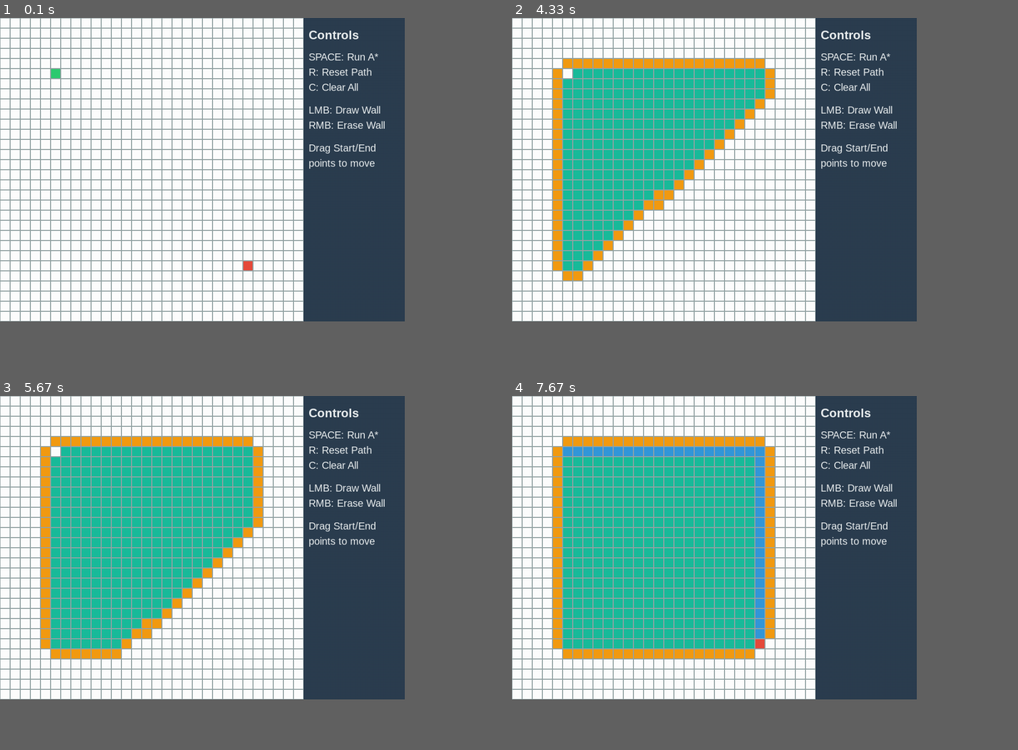
Above: before the commit, frames 1-4 (two rows, left to right).
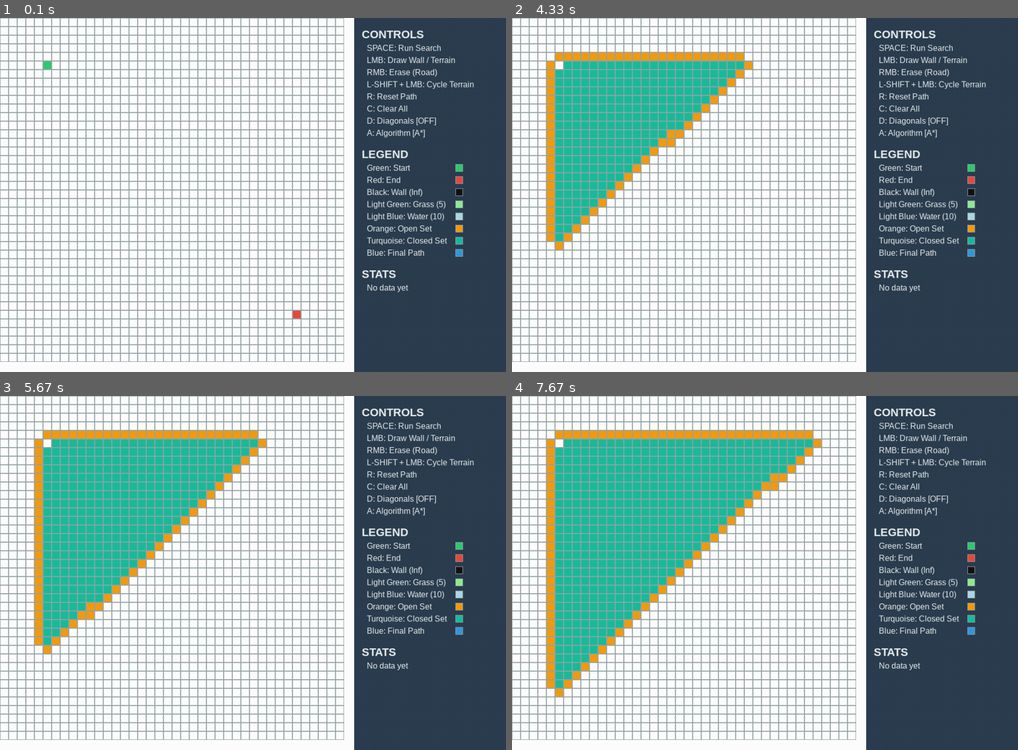
Above: after the commit, the same moments.

Repository: Gunavardhan22/Astar.py
Game: pygame game, started from PYGAME.py
The game is run twice, just before and just after one commit, with the same random seed, the same clock (stepped at 60 frames per second) and the same inputs.
Inputs:
- Up to frame 1 (0.1 s): no input
- Up to frame 2 (4.33 s): tap Space at 0.33 s
- Up to frame 3 (5.67 s): no input
- Up to frame 4 (7.67 s): no input
In our replay, the window is 720x540 before the commit and 900x630 after it. These sizes can differ from the game's own. Grey fills any space a smaller window leaves; there, only what the larger window draws over its background counts as a difference.

The runs differ from the first frame. In frame 1, 54% of the frame differs, in the area x 0-100%, y 0-100%; in frame 2, 60%; in frame 3, 61%; in frame 4, 63%.

Commit message:
feat: Implement terrain types with variable costs, diagonal movement, and enhanced sidebar for controls, legend, and stats.

Diff:
--- a/PYGAME.py
+++ b/PYGAME.py
@@ -1,15 +1,17 @@
 import pygame
 import heapq
 import sys
+import time
 
 # Initialize pygame
 pygame.init()
 
 # Constants
-WIDTH, HEIGHT = 800, 600
-GRID_SIZE = 30
-SIDEBAR_WIDTH = 200
+WIDTH, HEIGHT = 1000, 700
+GRID_SIZE = 40
+SIDEBAR_WIDTH = 300
 CANVAS_WIDTH = WIDTH - SIDEBAR_WIDTH
+CANVAS_HEIGHT = HEIGHT
 CELL_SIZE = CANVAS_WIDTH // GRID_SIZE
 
 # Colors
@@ -24,9 +26,18 @@
 DARK_GRAY = (44, 62, 80)    # Sidebar
 TEXT_COLOR = (236, 240, 241)
 
+# Terrain Types
+TERRAINS = {
+    'ROAD': {'color': WHITE, 'weight': 1, 'label': 'Road (1)'},
+    'GRASS': {'color': (144, 238, 144), 'weight': 5, 'label': 'Grass (5)'},
+    'WATER': {'color': (173, 216, 230), 'weight': 10, 'label': 'Water (10)'},
+    'WALL': {'color': BLACK, 'weight': float('inf'), 'label': 'Wall'}
+}
+
 # Fonts
-FONT = pygame.font.SysFont('Arial', 20)
-HEADING_FONT = pygame.font.SysFont('Arial', 24, bold=True)
+FONT = pygame.font.SysFont('Arial', 18)
+HEADING_FONT = pygame.font.SysFont('Arial', 22, bold=True)
+SMALL_FONT = pygame.font.SysFont('Arial', 16)
 
 class Node:
     def __init__(self, row, col):
@@ -34,6 +45,7 @@
         self.col = col
         self.x = col * CELL_SIZE
         self.y = row * CELL_SIZE
+        self.terrain = 'ROAD'
         self.color = WHITE
         self.neighbors = []
         self.is_obstacle = False
@@ -42,43 +54,69 @@
         self.f = float('inf')
 
     def draw(self, screen):
-        pygame.draw.rect(screen, self.color, (self.x, self.y, CELL_SIZE, CELL_SIZE))
+        # Determine base color based on terrain
+        if not self.is_obstacle and self.color == WHITE:
+            draw_color = TERRAINS[self.terrain]['color']
+        else:
+            draw_color = self.color
+
+        pygame.draw.rect(screen, draw_color, (self.x, self.y, CELL_SIZE, CELL_SIZE))
         pygame.draw.rect(screen, GRAY, (self.x, self.y, CELL_SIZE, CELL_SIZE), 1)
 
-    def update_neighbors(self, grid):
+    def update_neighbors(self, grid, diagonals=False):
         self.neighbors = []
-        # Up, Down, Left, Right
-        directions = [(0, 1), (0, -1), (1, 0), (-1, 0)]
-        for dr, dc in directions:
+        # Cardinal directions
+        cardinal = [(0, 1), (0, -1), (1, 0), (-1, 0)]
+        # Diagonal directions
+        diagonal = [(1, 1), (1, -1), (-1, 1), (-1, -1)]
+
+        dirs = cardinal + (diagonal if diagonals else [])
+
+        for dr, dc in dirs:
             r, c = self.row + dr, self.col + dc
             if 0 <= r < GRID_SIZE and 0 <= c < GRID_SIZE and not grid[r][c].is_obstacle:
-                self.neighbors.append(grid[r][c])
-
-    def reset(self):
-        if not self.is_obstacle:
-            self.color = WHITE
+                # Calculate cost: weight of neighbor + sqrt(2) if diagonal
+                dist = 1.414 if abs(dr) == 1 and abs(dc) == 1 else 1
+                self.neighbors.append((grid[r][c], dist))
+
+    def reset(self, keep_terrain=True):
+        if not keep_terrain:
+            self.terrain = 'ROAD'
+            self.is_obstacle = False
+        self.color = WHITE if self.terrain == 'ROAD' else TERRAINS[self.terrain]['color']
         self.parent = None
         self.g = float('inf')
         self.f = float('inf')
 
-def h(p1, p2):
+def h(p1, p2, diagonals=False):
+    if diagonals:
+        # Octile distance
+        dx = abs(p1.col - p2.col)
+        dy = abs(p1.row - p2.row)
+        return (dx + dy) + (1.414 - 2) * min(dx, dy)
     return abs(p1.row - p2.row) + abs(p1.col - p2.col)
 
-def reconstruct_path(current, draw_callback):
+def reconstruct_path(current, draw_callback, start):
+    total_cost = 0
     while current.parent:
+        total_cost += TERRAINS[current.terrain]['weight']
+        node_to_color = current
         current = current.parent
-        if current.color != GREEN:  # Don't color the start node
-            current.color = BLUE
+        if node_to_color.color != RED and node_to_color.color != GREEN:
+            node_to_color.color = BLUE
         draw_callback()
-
-def astar(grid, start, end, draw_callback):
+    return total_cost
+
+def astar(grid, start, end, draw_callback, use_diagonals=False, use_heuristic=True):
     count = 0
     open_set = []
     heapq.heappush(open_set, (0, count, start))
     start.g = 0
-    start.f = h(start, end)
+    start.f = h(start, end, use_diagonals) if use_heuristic else 0
 
     open_set_hash = {start}
+    start_time = time.time()
+    nodes_visited = 0
 
     while open_set:
         for event in pygame.event.get():
@@ -88,19 +126,23 @@
 
         current = heapq.heappop(open_set)[2]
         open_set_hash.remove(current)
+        nodes_visited += 1
 
         if current == end:
-            reconstruct_path(end, draw_callback)
+            path_cost = reconstruct_path(end, draw_callback, start)
             end.color = RED
-            return True
-
-        for neighbor in current.neighbors:
-            temp_g = current.g + 1
+            exec_time = (time.time() - start_time) * 1000
+            return True, path_cost, nodes_visited, exec_time
+
+        for neighbor, base_dist in current.neighbors:
+            weight = TERRAINS[neighbor.terrain]['weight']
+            temp_g = current.g + (weight * base_dist)
 
             if temp_g < neighbor.g:
                 neighbor.parent = current
                 neighbor.g = temp_g
-                neighbor.f = temp_g + h(neighbor, end)
+                h_score = h(neighbor, end, use_diagonals) if use_heuristic else 0
+                neighbor.f = temp_g + h_score
                 if neighbor not in open_set_hash:
                     count += 1
                     heapq.heappush(open_set, (neighbor.f, count, neighbor))
@@ -113,43 +155,64 @@
         if current != start:
             current.color = TURQUOISE
 
-    return False
+    return False, 0, nodes_visited, (time.time() - start_time) * 1000
 
 def make_grid():
     return [[Node(i, j) for j in range(GRID_SIZE)] for i in range(GRID_SIZE)]
 
-def draw_sidebar(screen):
+def draw_sidebar(screen, stats=None, settings=None):
     pygame.draw.rect(screen, DARK_GRAY, (CANVAS_WIDTH, 0, SIDEBAR_WIDTH, HEIGHT))
 
-    y_offset = 20
-    texts = [
-        ("Controls", HEADING_FONT),
-        ("", FONT),
-        ("SPACE: Run A*", FONT),
-        ("R: Reset Path", FONT),
-        ("C: Clear All", FONT),
-        ("", FONT),
-        ("LMB: Draw Wall", FONT),
-        ("RMB: Erase Wall", FONT),
-        ("", FONT),
-        ("Drag Start/End", FONT),
-        ("points to move", FONT),
+    y = 20
+    # Sections
+    sections = [
+        ("CONTROLS", [
+            "SPACE: Run Search",
+            "LMB: Draw Wall / Terrain",
+            "RMB: Erase (Road)",
+            "L-SHIFT + LMB: Cycle Terrain",
+            "R: Reset Path",
+            "C: Clear All",
+            f"D: Diagonals [{'ON' if settings['diagonals'] else 'OFF'}]",
+            f"A: Algorithm [{settings['algo']}]"
+        ]),
+        ("LEGEND", [
+            ("Green: Start", GREEN),
+            ("Red: End", RED),
+            ("Black: Wall (Inf)", BLACK),
+            ("Light Green: Grass (5)", TERRAINS['GRASS']['color']),
+            ("Light Blue: Water (10)", TERRAINS['WATER']['color']),
+            ("Orange: Open Set", ORANGE),
+            ("Turquoise: Closed Set", TURQUOISE),
+            ("Blue: Final Path", BLUE)
+        ]),
+        ("STATS", stats if stats else ["No data yet"])
     ]
 
-    for text, font in texts:
-        if text == "":
-            y_offset += 15
-            continue
-        surf = font.render(text, True, TEXT_COLOR)
-        screen.blit(surf, (CANVAS_WIDTH + 10, y_offset))
-        y_offset += 30
-
-def draw(screen, grid):
+    for title, lines in sections:
+        surf = HEADING_FONT.render(title, True, TEXT_COLOR)
+        screen.blit(surf, (CANVAS_WIDTH + 15, y))
+        y += 30
+
+        for line in lines:
+            if isinstance(line, tuple):
+                text, color = line
+                surf = SMALL_FONT.render(text, True, TEXT_COLOR)
+                pygame.draw.rect(screen, color, (CANVAS_WIDTH + 200, y + 2, 15, 15))
+                pygame.draw.rect(screen, GRAY, (CANVAS_WIDTH + 200, y + 2, 15, 15), 1)
+            else:
+                surf = SMALL_FONT.render(line, True, TEXT_COLOR)
+
+            screen.blit(surf, (CANVAS_WIDTH + 25, y))
+            y += 24
+        y += 15
+
+def draw(screen, grid, stats=None, settings=None):
     screen.fill(WHITE)
     for row in grid:
         for node in row:
             node.draw(screen)
-    draw_sidebar(screen)
+    draw_sidebar(screen, stats, settings)
     pygame.display.update()
 
 def get_clicked_pos(pos):
@@ -160,7 +223,7 @@
 
 def main():
     screen = pygame.display.set_mode((WIDTH, HEIGHT))
-    pygame.display.set_caption("A* Pathfinding Visualization")
+    pygame.display.set_caption("Advanced A* Pathfinding Visualization")
 
     grid = make_grid()
     start = grid[5][5]
@@ -168,16 +231,22 @@
     start.color = GREEN
     end.color = RED
 
+    settings = {'diagonals': False, 'algo': 'A*'}
+    stats = []
     run = True
     dragging_start = False
     dragging_end = False
 
+    terrain_cycle = ['WALL', 'GRASS', 'WATER']
+    current_terrain_idx = 0
+
     while run:
-        draw(screen, grid)
+        draw(screen, grid, stats, settings)
         for event in pygame.event.get():
             if event.type == pygame.QUIT:
                 run = False
 
+            # Input Handling
             if pygame.mouse.get_pressed()[0]: # Left Click
                 pos = pygame.mouse.get_pos()
                 if pos[0] < CANVAS_WIDTH:
@@ -190,19 +259,29 @@
                         elif node == end:
                             dragging_end = True
                         elif node != end and node != start:
-                            node.is_obstacle = True
-                            node.color = BLACK
-
-                    if dragging_start:
-                        if node != end:
-                            start.reset()
-                            start = node
-                            start.color = GREEN
-                    elif dragging_end:
-                        if node != start:
-                            end.reset()
-                            end = node
-                            end.color = RED
+                            if pygame.key.get_mods() & pygame.KMOD_LSHIFT:
+                                # Cycle terrain on Shift+Click
+                                node.is_obstacle = False
+                                node.terrain = terrain_cycle[current_terrain_idx]
+                                if node.terrain == 'WALL':
+                                    node.is_obstacle = True
+                                    node.color = BLACK
+                                else:
+                                    node.color = TERRAINS[node.terrain]['color']
+                            else:
+                                # Default to Wall
+                                node.is_obstacle = True
+                                node.terrain = 'WALL'
+                                node.color = BLACK
+
+                    if dragging_start and node != end:
+                        start.reset()
+                        start = node
+                        start.color = GREEN
+                    elif dragging_end and node != start:
+                        end.reset()
+                        end = node
+                        end.color = RED
 
             elif pygame.mouse.get_pressed()[2]: # Right Click
                 pos = pygame.mouse.get_pos()
@@ -210,21 +289,42 @@
                     row, col = get_clicked_pos(pos)
                     node = grid[row][col]
                     if node != start and node != end:
-                        node.is_obstacle = False
-                        node.color = WHITE
+                        node.reset(keep_terrain=False)
 
             if event.type == pygame.MOUSEBUTTONUP:
                 dragging_start = False
                 dragging_end = False
+                if pygame.key.get_mods() & pygame.KMOD_LSHIFT:
+                    current_terrain_idx = (current_terrain_idx + 1) % len(terrain_cycle)
 
             if event.type == pygame.KEYDOWN:
                 if event.key == pygame.K_SPACE:
                     for row in grid:
                         for node in row:
-                            node.update_neighbors(grid)
+                            node.update_neighbors(grid, settings['diagonals'])
                             node.reset()
 
-                    astar(grid, start, end, lambda: draw(screen, grid))
+                    success, cost, visited, time_ms = astar(
+                        grid, start, end,
+                        lambda: draw(screen, grid, stats, settings),
+                        use_diagonals=settings['diagonals'],
+                        use_heuristic=(settings['algo'] == 'A*')
+                    )
+
+                    if success:
+                        stats = [
+                            f"Path Cost: {cost:.1f}",
+                            f"Nodes Visited: {visited}",
+                            f"Time: {time_ms:.1f}ms"
+                        ]
+                    else:
+                        stats = ["No Path Found", f"Nodes Visited: {visited}"]
+
+                if event.key == pygame.K_d:
+                    settings['diagonals'] = not settings['diagonals']
+
+                if event.key == pygame.K_a:
+                    settings['algo'] = 'Dijkstra' if settings['algo'] == 'A*' else 'A*'
 
                 if event.key == pygame.K_c:
                     grid = make_grid()
@@ -232,11 +332,13 @@
                     end = grid[GRID_SIZE - 6][GRID_SIZE - 6]
                     start.color = GREEN
                     end.color = RED
+                    stats = []
 
                 if event.key == pygame.K_r:
                     for row in grid:
                         for node in row:
                             node.reset()
+                    stats = []
 
     pygame.quit()
 
